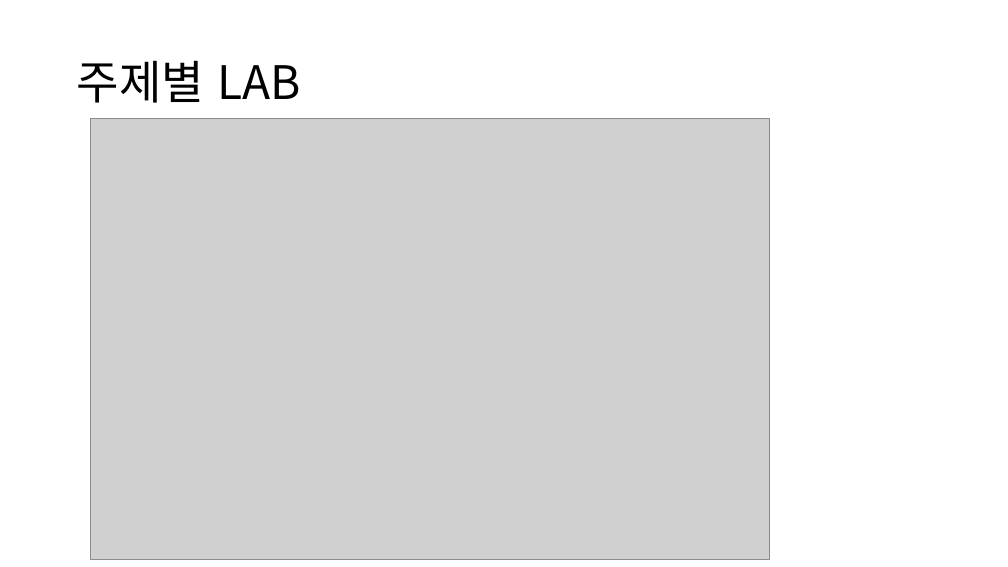
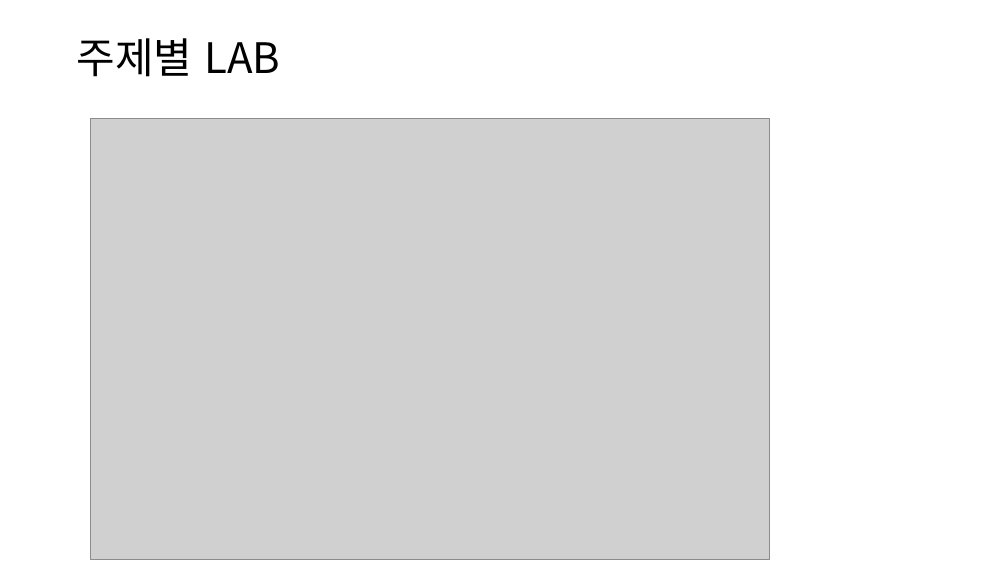
Before and after one commit to dknife/2022MLClass, a slide deck: slide 4 of LectureNotes/00_으뜸 머신러닝_강의자안내서.pptx. Drawn at 1008x567 pixels with LibreOffice and Linux fonts; fonts in the diff are those of the drawing; grey boxes stand for pictures. Boxes give left, top, right and bottom in pixels: in the first picture for what was removed or moved away, otherwise in the second. Text is boxed around its words. In the diff, an @@ line names an element or a change of style, - is before the commit and + after.

```diff
--- a/LectureNotes/00_으뜸 머신러닝_강의자안내서.pptx
+++ b/LectureNotes/00_으뜸 머신러닝_강의자안내서.pptx
@@ title "주제별 LAB" at bbox=[77, 38, 280, 77]: size 44 to 40 pt @@
```
Also in this commit, not shown: 7 other slides changed, 1 other file.
